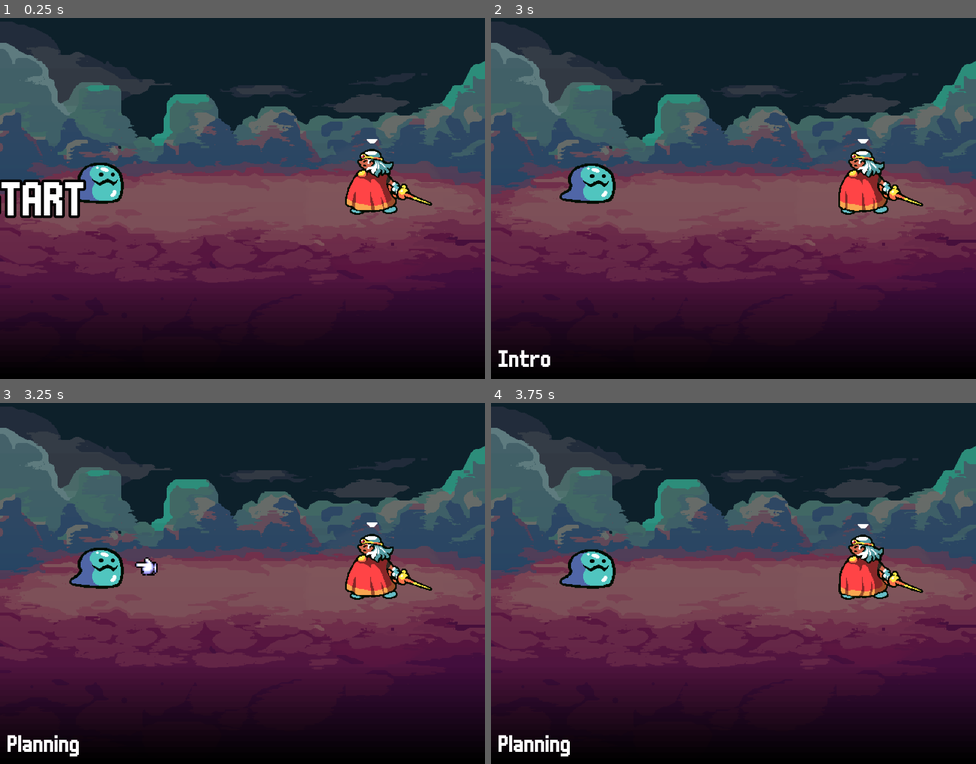
Above: before the commit, frames 1-4 (two rows, left to right).
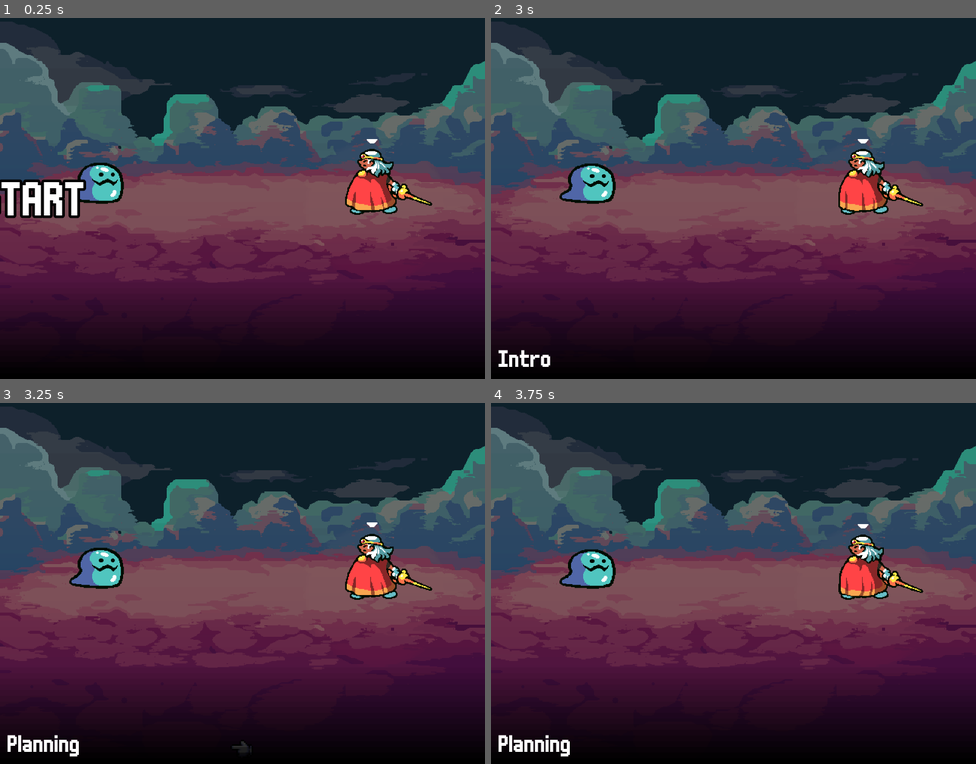
Above: after the commit, the same moments.

Repository: DevonOrxi/the-return
Game: Godot game, scene res://Core/Source/Scene/Encounter.tscn
The game is run twice, just before and just after one commit, with the same random seed, the same clock (stepped at 60 frames per second) and the same inputs.
Inputs:
- Up to frame 1 (0.25 s): no input
- Up to frame 2 (3 s): tap Enter (ui_accept) at 0.5, 0.77, 1.52 s; hold Right (ui_right) 0.53-1.28 s; hold Down (ui_down) 1.28-2.03 s; hold Right (ui_right) 2.03-2.78 s; hold Up (ui_up) from 2.78 s (still down)
- Up to frame 3 (3.25 s): keep holding Up (ui_up); tap Enter (ui_accept) at 3.02 s
- Up to frame 4 (3.75 s): release Up (ui_up) at 3.53 s; hold Left (ui_left) from 3.53 s (still down)

Frames 1-2 are identical in both runs. In frame 3, 0.2% of the frame differs, in the area x 27-52%, y 42-97%; in frame 4, nothing differs.

Commit message:
Minor fixes

Diff:
--- a/Core/Source/Script/Battle/BattlePhase/NavigationMap.gd
+++ b/Core/Source/Script/Battle/BattlePhase/NavigationMap.gd
@@ -15,15 +15,8 @@
 		result.x %= dimensions.x
 		result.y %= dimensions.y
 	else:
-		if result.x >= dimensions.x:
-			result.x = dimensions.x - 1
-		elif result.x <= 0:
-			result.x = 0
-
-		if result.y >= dimensions.y:
-			result.y = dimensions.y - 1
-		elif result.y <= 0:
-			result.y = 0
+		result.x = clamp(result.x, 0, dimensions.x - 1)
+		result.y = clamp(result.y, 0, dimensions.y - 1)
 
 	pointer = result
 
--- a/Core/Source/Script/Battle/UI/UIManager.gd
+++ b/Core/Source/Script/Battle/UI/UIManager.gd
@@ -78,6 +78,10 @@
 
 func _move_unique_cursor_to_ui(payload: Dictionary):
 
+	if not _movable_cursor:
+		push_warning("WARNING: No cursor for \"_move_unique_cursor_to_ui\"")
+		return
+
 	var index = payload.get("cursor_ui_index") as int
 	if index == null:
 		push_warning("WARNING: No cursor index for \"_move_unique_cursor_to_ui\"")
@@ -85,7 +89,7 @@
 
 	var element = _focused_panel.elements.get_child(index) as Control
 
-	if not _movable_cursor or not element:
+	if not element:
 		push_warning("WARNING: Invalid params for \"_move_unique_cursor_to_ui\"")
 		return
 
@@ -95,6 +99,8 @@
 
 	if element.has_method("get_cursor_anchor"):
 		cursor_position = element.get_cursor_anchor()
+	else:
+		push_warning("MAYBE WARNING?: No anchor for cursor")
 
 	if is_flipped_x:
 		cursor_position.x += _movable_cursor.get_image_size().x
--- a/Game/Source/Scene/UI/BattleBasicLabel.tscn
+++ b/Game/Source/Scene/UI/BattleBasicLabel.tscn
@@ -1,7 +1,7 @@
 [gd_scene load_steps=4 format=3 uid="uid://calwg5s5fpxqg"]
 
 [ext_resource type="FontFile" uid="uid://dq40ewmey2fpc" path="res://Game/Assets/Fonts/m6x11plus.ttf" id="1_tt8gn"]
-[ext_resource type="Script" path="res://Game/Source/Script/Battle/UI/BattleBasicLabel.gd" id="2_2ppyd"]
+[ext_resource type="Script" path="res://Game/Source/Script/Battle/UI/BattleTargetable.gd" id="2_p7ttk"]
 
 [sub_resource type="LabelSettings" id="LabelSettings_bv3gw"]
 font = ExtResource("1_tt8gn")
@@ -13,4 +13,4 @@
 size_flags_horizontal = 0
 text = "ATTACK"
 label_settings = SubResource("LabelSettings_bv3gw")
-script = ExtResource("2_2ppyd")
+script = ExtResource("2_p7ttk")
--- /dev/null
+++ b/Game/Source/Scene/UI/BattleTargetable.tscn
@@ -0,0 +1,11 @@
+[gd_scene load_steps=2 format=3 uid="uid://nqgmx05dp1c"]
+
+[ext_resource type="Script" path="res://Game/Source/Script/Battle/UI/BattleTargetable.gd" id="1_2jhyl"]
+
+[node name="BattleTargetable" type="Control"]
+layout_mode = 3
+anchors_preset = 0
+grow_horizontal = 2
+grow_vertical = 2
+script = ExtResource("1_2jhyl")
+metadata/_edit_use_anchors_ = true
--- a/Game/Source/Script/Battle/Phases/Planning/PlanningBattlePhase.gd
+++ b/Game/Source/Script/Battle/Phases/Planning/PlanningBattlePhase.gd
@@ -162,11 +162,11 @@
 func _handle_movement_input():
 	var y = int(Input.is_action_just_pressed("ui_down")) - int(Input.is_action_just_pressed("ui_up"))
 	var x = int(Input.is_action_just_pressed("ui_right")) - int(Input.is_action_just_pressed("ui_left"))
+
+	if not x and not y:
+		return
+
 	var i_vec = Vector2(x, y)
-
-	if not x and not y:
-		return
-
 	var nav_map = _get_current_navigation_map()
 	if nav_map.dimensions == Vector2.ZERO:
 		return
--- a/Game/Source/Script/Battle/Phases/Planning/Steps/SelectTargetPlanningStep.gd
+++ b/Game/Source/Script/Battle/Phases/Planning/Steps/SelectTargetPlanningStep.gd
@@ -14,12 +14,7 @@
 	_navigation_map.load_elements_from_array(elements)
 
 func show(on_ui_change: Callable):
-	var targets = _navigation_map\
-		.get_elements()\
-		.map(func(element):\
-			if element.has_method("get_cursor_anchor"):\
-				return element.get_cursor_anchor()\
-		)
+	var targets = _navigation_map.get_elements()
 
 	var change_payload = {
 		"enable_panel_target" = "SelectTargetPanel",
--- a/Game/Source/Script/Battle/UI/Panel/SelectTargetPanel.gd
+++ b/Game/Source/Script/Battle/UI/Panel/SelectTargetPanel.gd
@@ -1,4 +1,6 @@
 extends UIActionPanel
+
+const Targetable = preload("res://Game/Source/Scene/UI/BattleTargetable.tscn")
 
 func _ready():
 	elements = $Elements
@@ -14,7 +16,8 @@
 		return
 
 	for e in p_elements:
-		# TODO: Maybe add name?
-		var child = Control.new()
-		child.set_global_position(e)
+		var child = Targetable.instantiate()
+		var position = e.get_cursor_anchor() + e.global_position
+		child.name = e.get_battler_name()
+		child.set_global_position(position)
 		elements.add_child(child)
Renamed: Game/Source/Script/Battle/UI/BattleBasicLabel.gd -> Game/Source/Script/Battle/UI/BattleTargetable.gd
